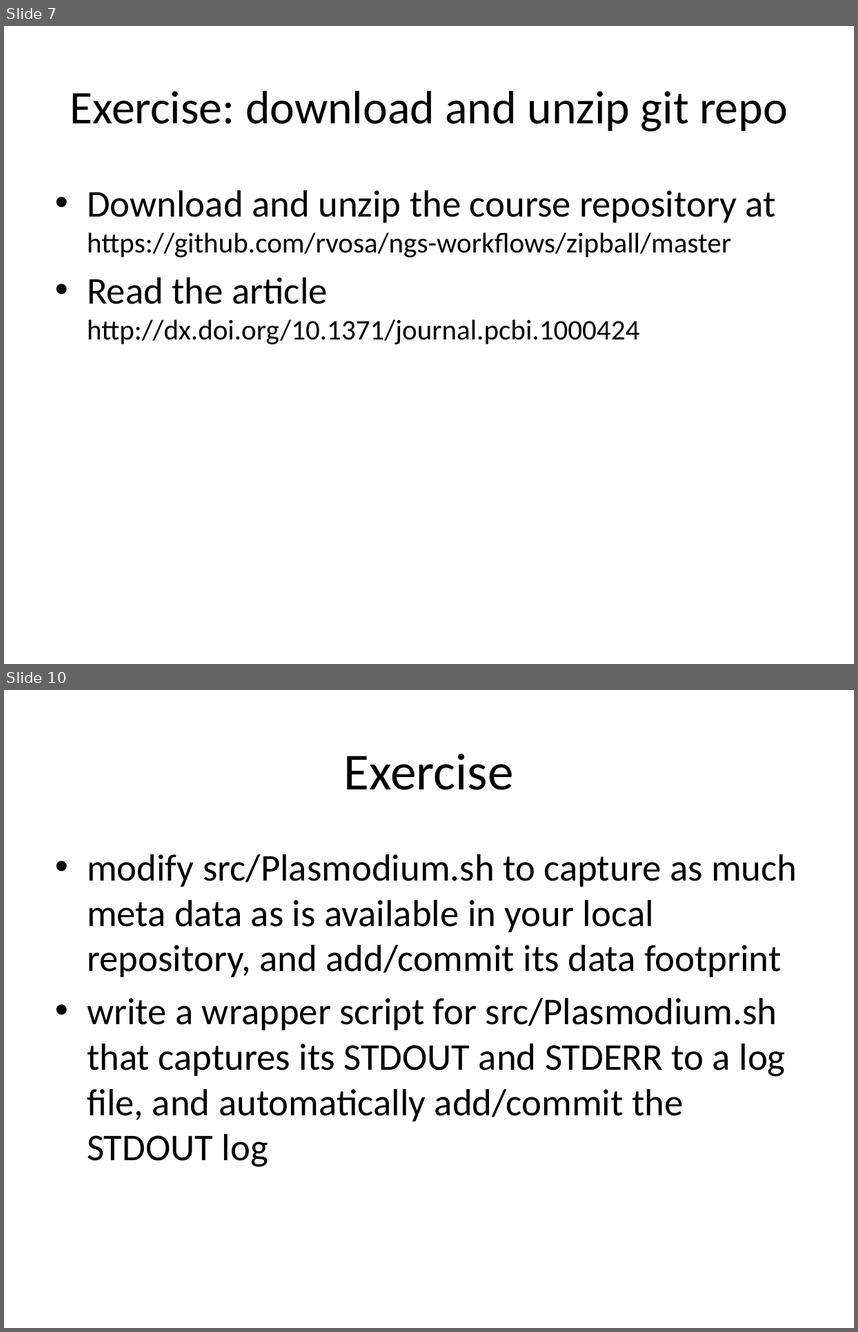
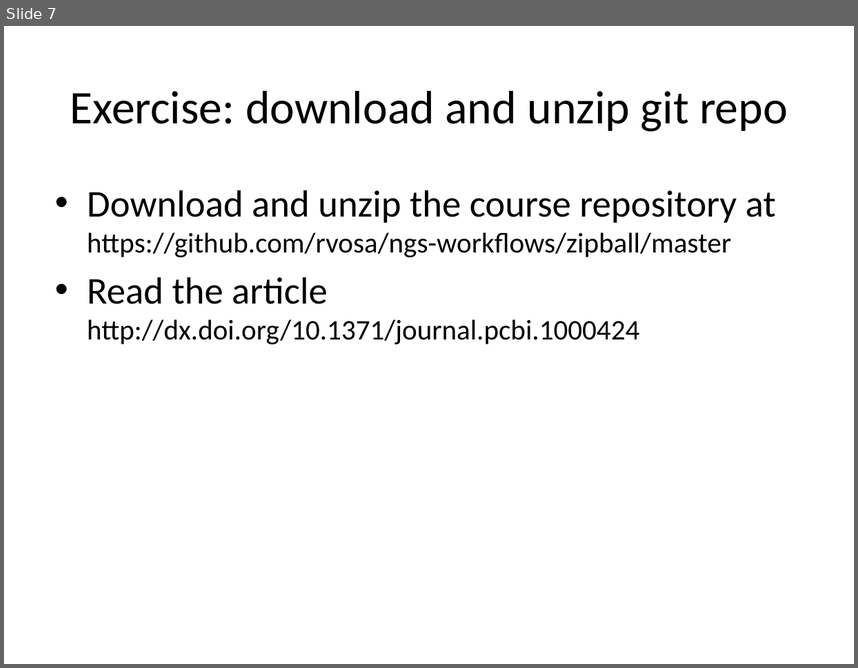
Before and after one commit to rvosa/ngs-workflows, a slide deck: doc/slides/day2/session4/ProjectOrg.pptx. Shown one above the other, each under a label of ours: slides 7 and 10 before the commit, slide 7 after it; the slides between them are not shown. The pictures are 858x1332 and 858x668 pixels, drawn with LibreOffice and Linux fonts; fonts in the diff are those of the drawing. Boxes give left, top, right and bottom in pixels: in the first picture for what was removed or moved away, otherwise in the second. Text is boxed around its words. In the diff, an @@ line names an element or a change of style, - is before the commit and + after.

Commit message:
MetaData Capture makes more sense in the context of a workflow

```diff
--- a/doc/slides/day2/session4/ProjectOrg.pptx
+++ b/doc/slides/day2/session4/ProjectOrg.pptx
@@ slide 10 removed at (4, 690, 854, 1328), background #FFFFFF @@
@@ title removed at (344, 753, 514, 790) @@
-Exercise
@@ text removed at (87, 854, 797, 1167) @@
-• modify src/Plasmodium.sh to capture as much meta data as is available in your local repository, and add/commit its data footprint
-• write a wrapper script for src/Plasmodium.sh that captures its STDOUT and STDERR to a log file, and automatically add/commit the STDOUT log
```
Also in this commit, not shown: 2 other slides removed, 1 other file.
